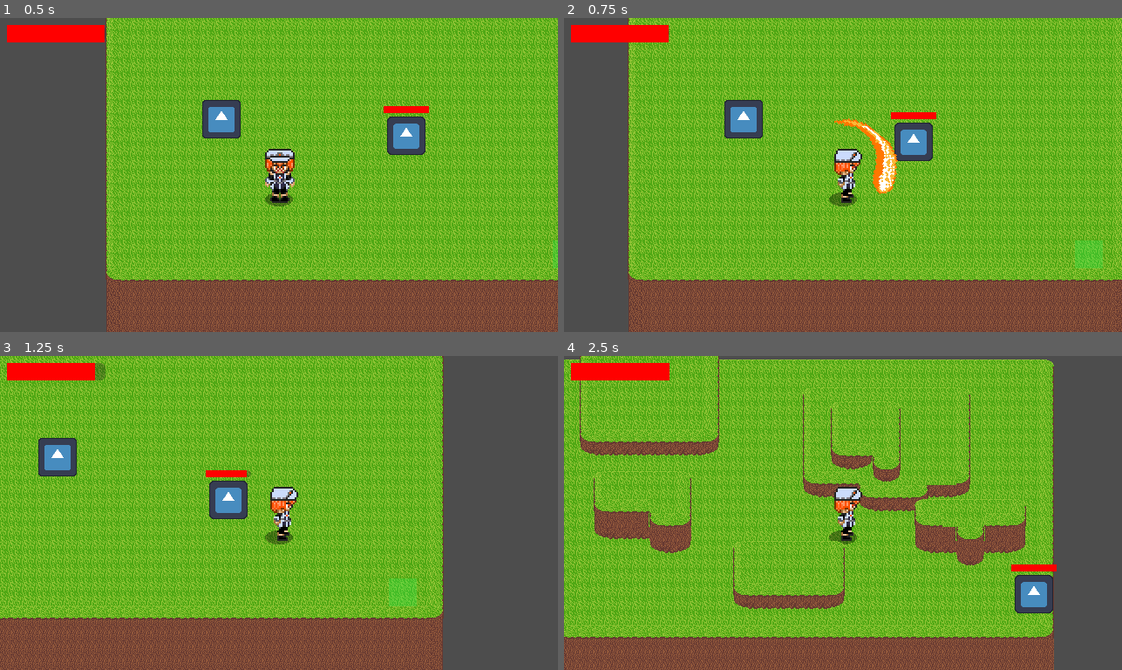
Above: before the commit, frames 1-4 (two rows, left to right).
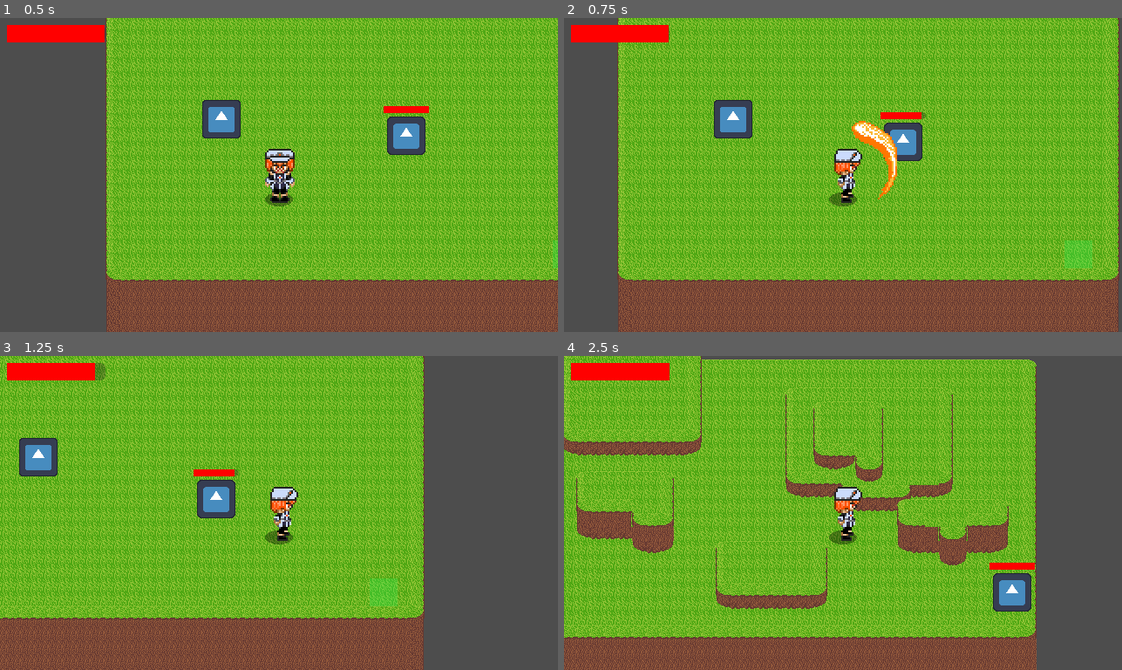
Above: after the commit, the same moments.

Repository: NiroJr/TheHerosFall
Game: Godot game, scene res://Scenes/main.tscn
The game is run twice, just before and just after one commit, with the same random seed, the same clock (stepped at 60 frames per second) and the same inputs. The engine's default icon, where the game draws it, is replaced by a stand-in: a white triangle on a blue panel in a dark square.
Inputs (mouse positions are in pixels of both pictures, inside the frame that each line leads up to):
- Up to frame 1 (0.5 s): no input
- Up to frame 2 (0.75 s): move the mouse to (965, 159) at 0.52 s; hold D (Right) from 0.53 s (still down); tap X (sword_swing) at 0.6 s
- Up to frame 3 (1.25 s): keep holding D (Right)
- Up to frame 4 (2.5 s): move the mouse to (731, 528) at 1.27 s; release D (Right) at 1.28 s; hold S (Down) 1.28-2.03 s; click (731, 528) at 1.35 s; tap X (sword_swing) at 1.55, 2.1 s; move the mouse to (898, 443) at 2.02 s; hold D (Right) from 2.03 s (still down)

Frame 1 is identical in both runs. In frame 2, 46% of the frame differs, in the area x 9-100%, y 0-100%; in frame 3, 39%; in frame 4, 46%, in the area x 0-89%, y 0-100%.

Commit message:
fixed attack scale and sprites

Diff:
--- a/Scenes/player.tscn
+++ b/Scenes/player.tscn
@@ -184,19 +184,18 @@
 [node name="SwordSwing" type="Node2D" parent="." unique_id=794402511]
 z_index = 10
 z_as_relative = false
-scale = Vector2(1.5, 1.5)
+scale = Vector2(2, 2)
 
 [node name="Combo1" type="Area2D" parent="SwordSwing" unique_id=1024733563 groups=["Combo1"]]
 collision_layer = 8
 collision_mask = 4
 
 [node name="CollisionShape2D" type="CollisionShape2D" parent="SwordSwing/Combo1" unique_id=1225933086]
-position = Vector2(-13, 0)
+position = Vector2(0, 15)
 rotation = 1.5707964
 shape = SubResource("CircleShape2D_fkwtr")
 
 [node name="SwordAnimation" type="AnimatedSprite2D" parent="SwordSwing/Combo1" unique_id=1568799830]
-scale = Vector2(1.4921261, 1.344719)
 sprite_frames = SubResource("SpriteFrames_i5tie")
 animation = &"Combo1"
 offset = Vector2(3, -8)
@@ -207,29 +206,26 @@
 collision_mask = 4
 
 [node name="CollisionShape2D" type="CollisionShape2D" parent="SwordSwing/Combo2" unique_id=1608376536]
-position = Vector2(-12.999999, 0)
+visible = false
+position = Vector2(0, 20)
 scale = Vector2(0.99999994, 0.99999994)
 shape = SubResource("CircleShape2D_fkwtr")
 
 [node name="SwordAnimation" type="AnimatedSprite2D" parent="SwordSwing/Combo2" unique_id=1949784242]
-rotation = 4.199262
-scale = Vector2(1.4921261, 1.344719)
+visible = false
 sprite_frames = SubResource("SpriteFrames_i5tie")
 animation = &"Combo1"
 flip_v = true
 
 [node name="Combo3" type="Area2D" parent="SwordSwing" unique_id=44817697 groups=["Combo3"]]
-visible = false
 collision_layer = 8
 collision_mask = 4
 
 [node name="CollisionShape2D" type="CollisionShape2D" parent="SwordSwing/Combo3" unique_id=1835157658]
-position = Vector2(-13, 0)
+position = Vector2(0, 15)
 shape = SubResource("CircleShape2D_fkwtr")
 
 [node name="SwordAnimation" type="AnimatedSprite2D" parent="SwordSwing/Combo3" unique_id=867388474]
-rotation = 1.5707964
-scale = Vector2(1.4921261, 1.344719)
 sprite_frames = SubResource("SpriteFrames_i5tie")
 animation = &"Combo3"
 frame = 2
--- a/Scripts/player.gd
+++ b/Scripts/player.gd
@@ -114,6 +114,8 @@
 			buffered_swing = true;
 		else:
 			sword_swing()
+
+"""
 func sword_swing() ->void:
 
 	is_swinging = true
@@ -172,6 +174,42 @@
 		else:
 			break
 	is_swinging = false;
+"""
+func sword_swing() -> void:
+	is_swinging = true
+	while true:
+		buffered_swing = false
+		$Combo.stop()
+		$SwordSwing.visible = true
+		$Combo.start()
+
+		# Steps 0 and 1 both use Combo1 (step 1 is mirrored), step 2 uses Combo3
+		var use_combo1 := (combo_step == 0 or combo_step == 1)
+		var combo_node: Node2D = $SwordSwing/Combo1 if use_combo1 else $SwordSwing/Combo3
+		var anim_name := "Combo1" if use_combo1 else "Combo3"
+
+		$SwordSwing/Combo1.visible = use_combo1
+		$SwordSwing/Combo3.visible = not use_combo1
+
+		combo_node.rotation = facing_angle - PI/2
+		# Mirror on the second hit, reset on the others
+		combo_node.scale.x = -1 if combo_step == 1 else 1
+
+		var shape: CollisionShape2D = combo_node.get_node("CollisionShape2D")
+		var anim: AnimatedSprite2D = combo_node.get_node("SwordAnimation")
+
+		shape.set_deferred("disabled", false)
+		anim.play(anim_name)
+		await anim.animation_finished
+		shape.set_deferred("disabled", true)
+
+		combo_step = (combo_step + 1) % 3
+		$SwordSwing.visible = false
+		if buffered_swing:
+			continue
+		else:
+			break
+	is_swinging = false
 	enemies_hit.clear()
 
 func _on_combo_timeout() -> void:
